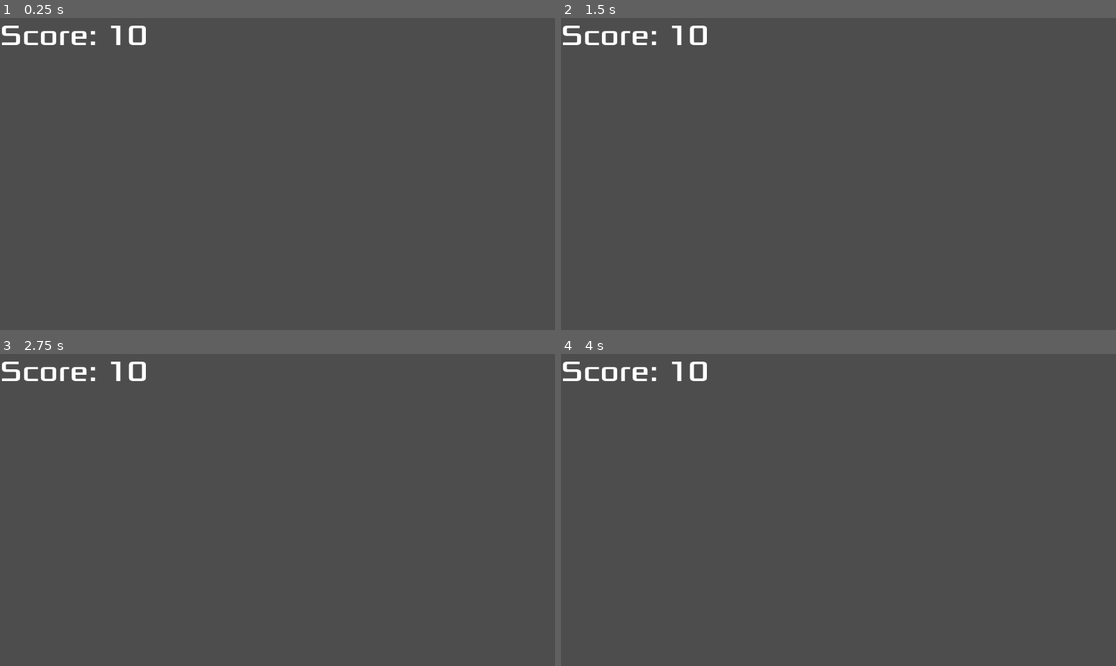
Above: before the commit, frames 1-4 (two rows, left to right).
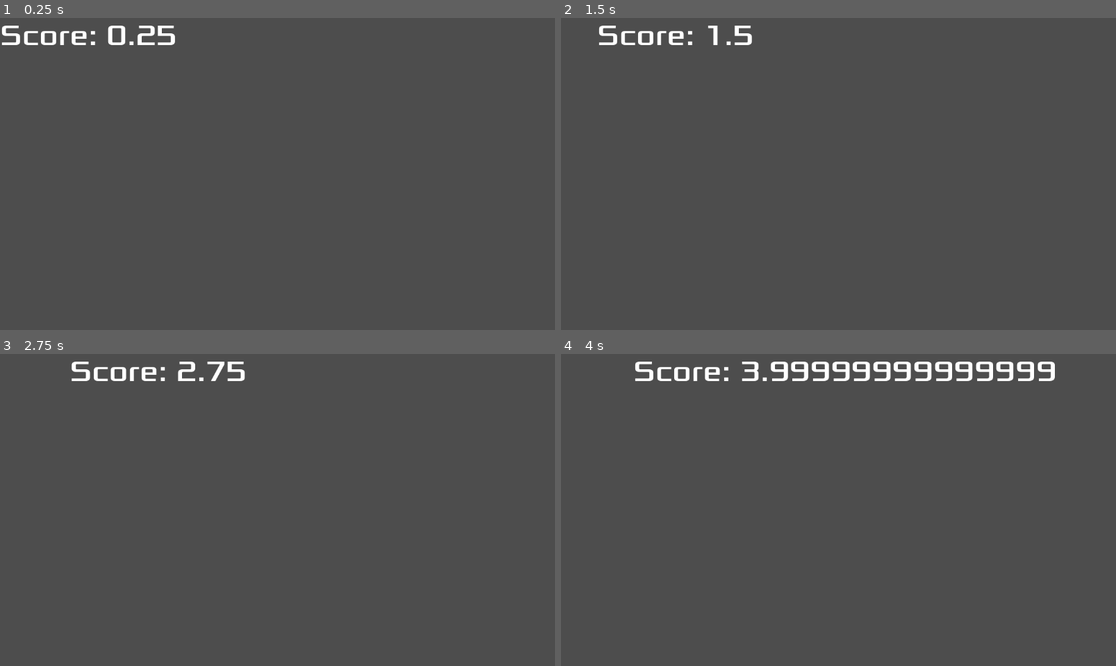
Above: after the commit, the same moments.

Repository: mflash/meujogo20261
Game: Godot game, scene res://main.tscn
Two runs of this game, one before a commit and one after it. Both use one fixed random seed, a clock stepped at 60 frames per second and the inputs below. The project has no main scene, so this scene is started directly.
Inputs (mouse positions are in pixels of both pictures, inside the frame that each line leads up to):
- Up to frame 1 (0.25 s): no input
- Up to frame 2 (1.5 s): move the mouse to (960, 158) at 0.52 s; press the mouse at (960, 158) at 0.53 s; hold Right (ui_right) 0.53-1.28 s; move the mouse to (727, 189) at 1.27 s; release the mouse at (727, 189) at 1.28 s; hold Down (ui_down) from 1.28 s (still down); click (727, 189) at 1.35 s
- Up to frame 3 (2.75 s): move the mouse to (333, 441) at 2.02 s; release Down (ui_down) at 2.03 s; press the mouse at (333, 441) at 2.03 s; hold Right (ui_right) from 2.03 s (still down)
- Up to frame 4 (4 s): move the mouse to (810, 572) at 2.77 s; release Right (ui_right) at 2.78 s; release the mouse at (810, 572) at 2.78 s; hold Up (ui_up) 2.78-3.53 s; click (810, 572) at 2.85 s; move the mouse to (1005, 556) at 3.52 s; press the mouse at (1005, 556) at 3.53 s; hold Left (ui_left) from 3.53 s (still down)

The runs differ from the first frame. In frame 1, 0.4% of the frame differs, in the area x 19-32%, y 2-9%; in frame 2, 0.9%; in frame 3, 1.1%; in frame 4, 2.7%, in the area x 0-89%, y 2-9%.

Commit message:
Exemplos de movimentação em 2D

Diff:
--- /dev/null
+++ b/character_body_2d.gd
@@ -0,0 +1,50 @@
+extends CharacterBody2D
+
+@export var speed = 800 # pixels/segundo
+@export var rotation_speed = 1.5 # radianos/segundo
+
+var rotation_direction : int = 0
+var target = position # target = posição inicial do nodo
+
+func _input(event: InputEvent) -> void:
+# Use is_action_pressed to only accept single taps as input instead of mouse drags.
+	if event.is_action_pressed(&"click"):
+		target = get_global_mouse_position()
+		print(target)
+
+func get_rotation_input():
+	rotation_direction = Input.get_axis("ui_left", "ui_right")
+	velocity = transform.x * Input.get_axis("ui_down", "ui_up") * speed
+	print(transform.x)
+
+func get_8way_input():
+	var input_direction = Input.get_vector("ui_left", "ui_right", "ui_up", "ui_down")
+	velocity = input_direction * speed
+	print(velocity)
+
+func get_mouse_input():
+	look_at(get_global_mouse_position())
+	velocity = transform.x * Input.get_axis("ui_down", "ui_up") * speed
+	print(transform.x)
+
+func _physics_process(delta):
+	# 1. Movimento em 8 direções
+	#get_8way_input()
+	#move_and_slide()
+	#position += velocity * delta	# sem colisão
+
+	# 2. Gira e movimenta na direção em que estiver apontado
+	#get_rotation_input()
+	#rotation_degrees
+	#rotation += rotation_direction * rotation_speed * delta
+	#move_and_slide()
+
+	# 3. Gira acompanhando o mouse e movimenta na direção dele
+	#get_mouse_input()
+	#move_and_slide()
+
+	# 4. Click and move
+	velocity = position.direction_to(target) * speed
+	# look_at(target)
+	if position.distance_to(target) > 10:
+		move_and_slide()
--- a/main.gd
+++ b/main.gd
@@ -1 +1,23 @@
 extends Node2D
+
+var total : float = 0
+const SPEED : int = 100 # pixels/segundo
+
+func _ready() -> void:
+	update_score(total)
+
+func _process(delta: float) -> void:
+#	print(delta)
+	total += delta
+	update_score(total)
+	if Input.is_action_pressed("ui_right"):
+		position.x += SPEED * delta
+
+func _input(event: InputEvent) -> void:
+	#print(event.as_text())
+	if event.is_action_pressed("ui_left"):
+		print("Left arrow")
+#		position.x += SPEED * delta
+
+func update_score(current_score: float) -> void:
+	$Score.text = "Score: " + str(current_score)
--- /dev/null
+++ b/main_game.tscn
@@ -0,0 +1,19 @@
+[gd_scene format=3 uid="uid://c6q2pf6s8aa3e"]
+
+[ext_resource type="Texture2D" uid="uid://ld06pw2njp0r" path="res://icon.svg" id="1_1oj5k"]
+[ext_resource type="Script" uid="uid://ble4gv4fslbcf" path="res://character_body_2d.gd" id="1_yx7mw"]
+
+[sub_resource type="RectangleShape2D" id="RectangleShape2D_1oj5k"]
+size = Vector2(128, 128)
+
+[node name="MainGame" type="Node2D" unique_id=1443762209]
+
+[node name="CharacterBody2D" type="CharacterBody2D" parent="." unique_id=1421952260]
+script = ExtResource("1_yx7mw")
+
+[node name="Sprite2D" type="Sprite2D" parent="CharacterBody2D" unique_id=870320045]
+texture = ExtResource("1_1oj5k")
+
+[node name="CollisionShape2D" type="CollisionShape2D" parent="CharacterBody2D" unique_id=1937641206]
+visible = false
+shape = SubResource("RectangleShape2D_1oj5k")
--- a/project.godot
+++ b/project.godot
@@ -14,6 +14,22 @@
 config/features=PackedStringArray("4.6", "Forward Plus")
 config/icon="res://icon.svg"
 
+[input]
+
+ui_left={
+"deadzone": 0.5,
+"events": [Object(InputEventKey,"resource_local_to_scene":false,"resource_name":"","device":0,"window_id":0,"alt_pressed":false,"shift_pressed":false,"ctrl_pressed":false,"meta_pressed":false,"pressed":false,"keycode":4194319,"physical_keycode":0,"key_label":0,"unicode":0,"location":0,"echo":false,"script":null)
+, Object(InputEventJoypadButton,"resource_local_to_scene":false,"resource_name":"","device":-1,"button_index":13,"pressure":0.0,"pressed":false,"script":null)
+, Object(InputEventJoypadMotion,"resource_local_to_scene":false,"resource_name":"","device":-1,"axis":0,"axis_value":-1.0,"script":null)
+, Object(InputEventKey,"resource_local_to_scene":false,"resource_name":"","device":-1,"window_id":0,"alt_pressed":false,"shift_pressed":false,"ctrl_pressed":false,"meta_pressed":false,"pressed":false,"keycode":0,"physical_keycode":65,"key_label":0,"unicode":97,"location":0,"echo":false,"script":null)
+]
+}
+click={
+"deadzone": 0.2,
+"events": [Object(InputEventMouseButton,"resource_local_to_scene":false,"resource_name":"","device":-1,"window_id":0,"alt_pressed":false,"shift_pressed":false,"ctrl_pressed":false,"meta_pressed":false,"button_mask":1,"position":Vector2(268, 11),"global_position":Vector2(277, 59),"factor":1.0,"button_index":1,"canceled":false,"pressed":true,"double_click":false,"script":null)
+]
+}
+
 [physics]
 
 3d/physics_engine="Jolt Physics"
Not shown, added: character_body_2d.gd.uid
